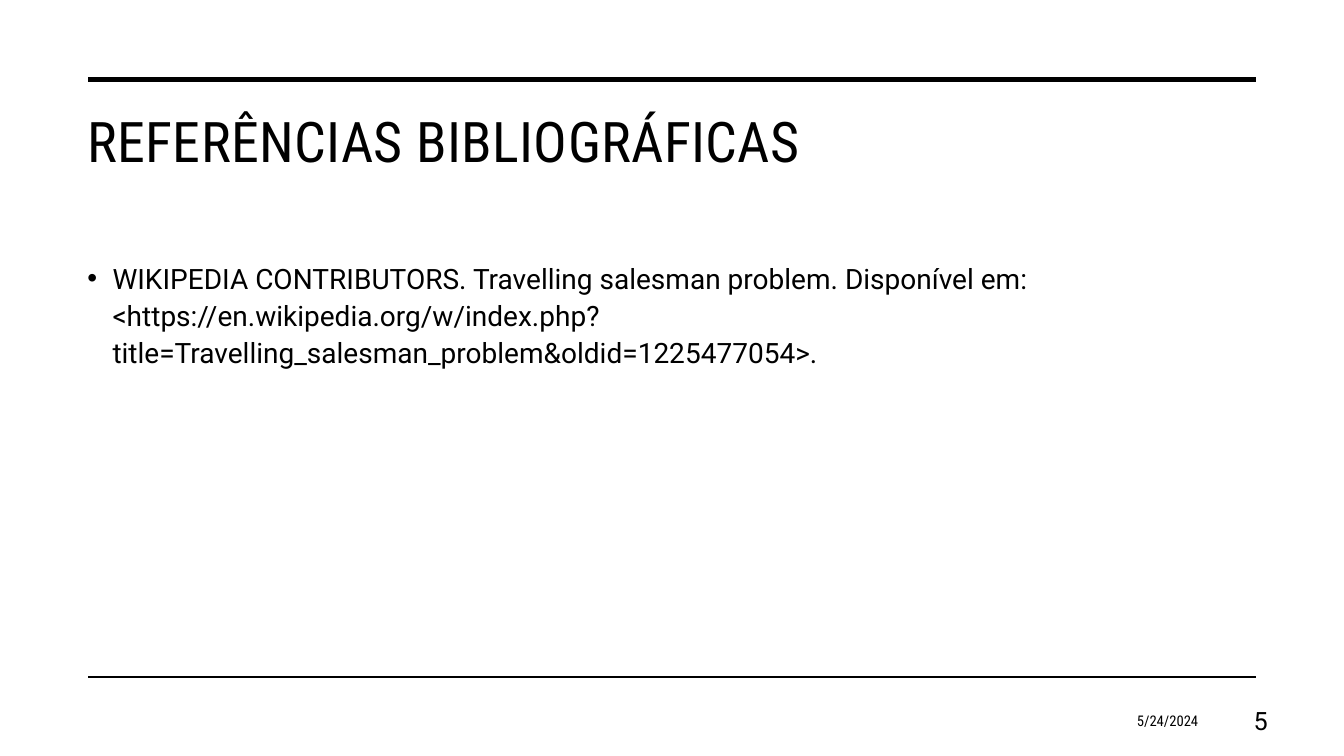
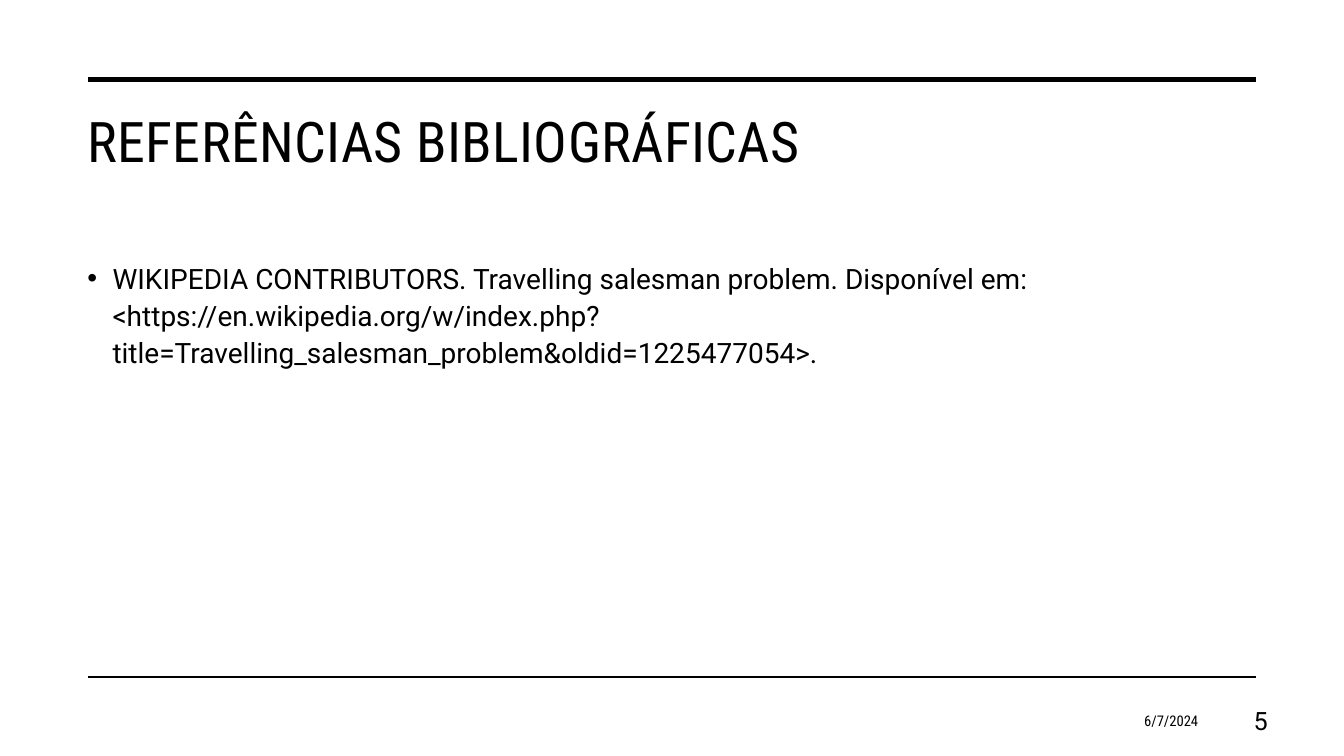
Before and after one commit to eduardosavian/critical-path, a slide deck: slide 5 of Presentation.pptx. Drawn at 1344x756 pixels with LibreOffice and Linux fonts; fonts in the diff are those of the drawing. Boxes give left, top, right and bottom in pixels: in the first picture for what was removed or moved away, otherwise in the second. Text is boxed around its words. In the diff, an @@ line names an element or a change of style, - is before the commit and + after.

```diff
--- a/Presentation.pptx
+++ b/Presentation.pptx
@@ text at box(1144, 715, 1198, 727): text changed @@
-5/24/2024
+6/7/2024
```
Also in this commit, not shown: 5 other slides changed, 3 other files.
